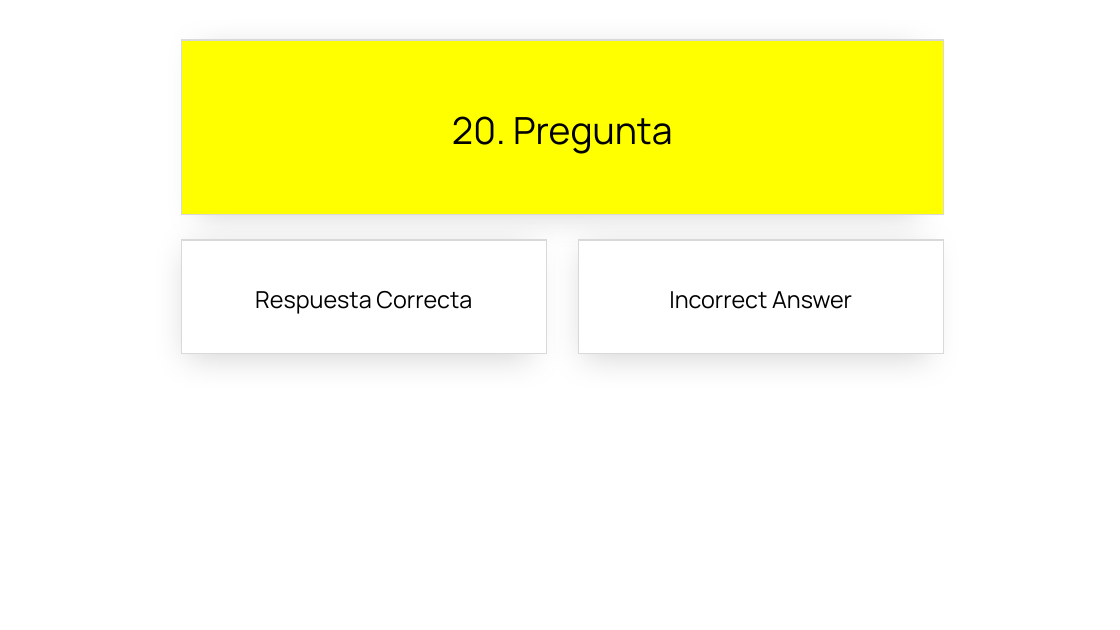
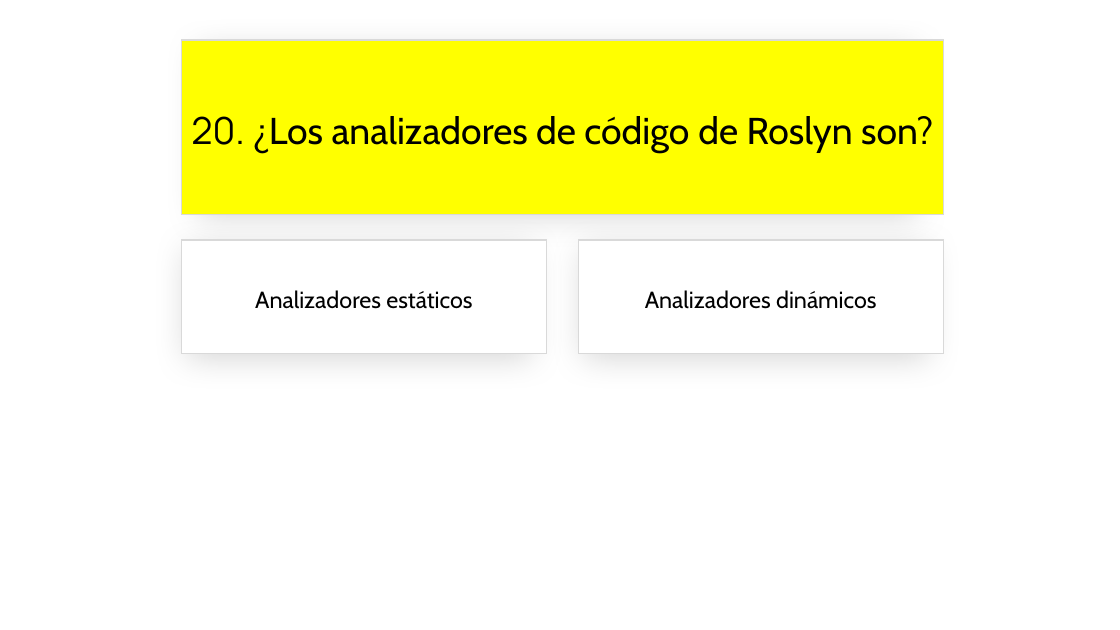
Before and after one commit to jsuarezruiz/SevillaDotNetConf2023, a slide deck: slide 41 of sevilladotnetconf-close.pptx. Drawn at 1120x630 pixels with LibreOffice and Linux fonts; fonts in the diff are those of the drawing. Boxes give left, top, right and bottom in pixels: in the first picture for what was removed or moved away, otherwise in the second. Text is boxed around its words. In the diff, an @@ line names an element or a change of style, - is before the commit and + after.

```diff
--- a/sevilladotnetconf-close.pptx
+++ b/sevilladotnetconf-close.pptx
@@ text in rectangle at (191,116,933,153): text changed; font Manrope to Cabin @@
-20. Pregunta
+20. ¿Los analizadores de código de Roslyn son?
@@ text in rectangle at (255,290,472,309): text changed; font Manrope to Cabin @@
-Respuesta Correcta
+Analizadores estáticos
@@ text in rectangle at (645,290,877,309): text changed; font Manrope to Cabin @@
-Incorrect Answer
+Analizadores dinámicos
```
Also in this commit, not shown: 11 other slides changed, 4 slides added, 4 slides removed, 1 other file.
